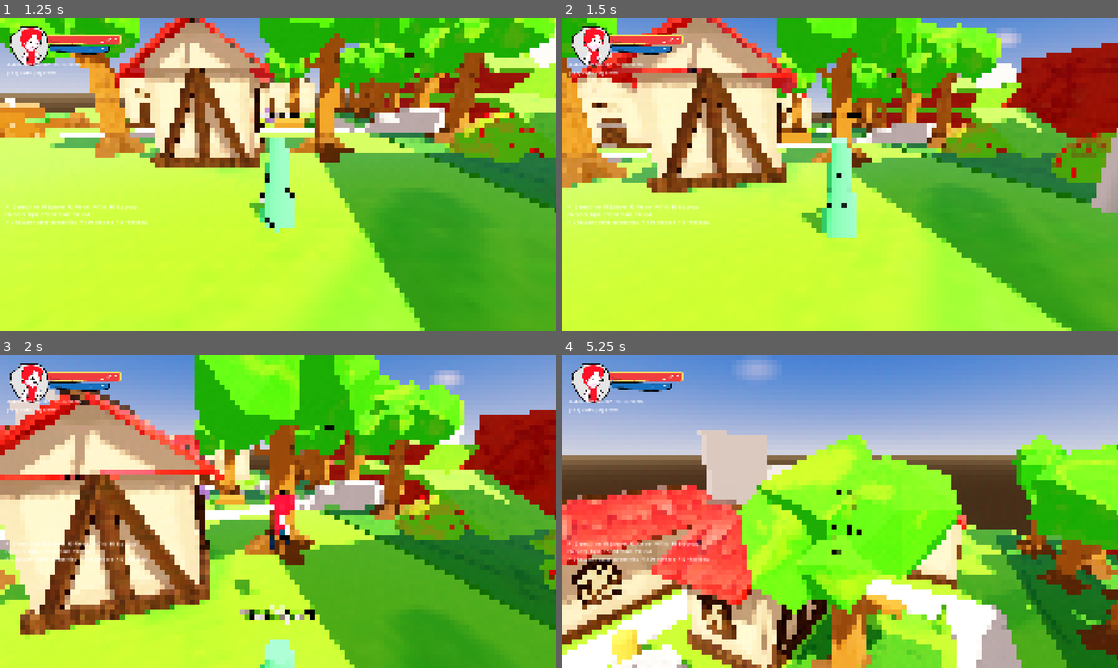
Above: before the commit, frames 1-4 (two rows, left to right).
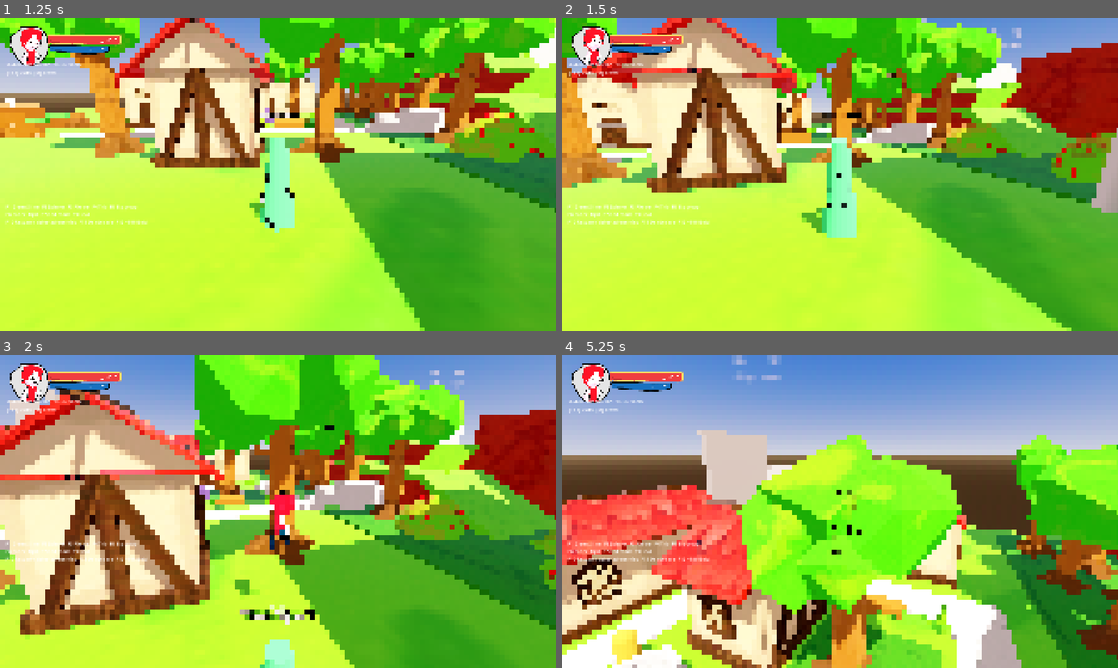
Above: after the commit, the same moments.

Repository: doggoanim/Krits
Game: Godot game, scene res://ui/main_menu.tscn
Two runs of this game, one before a commit and one after it. Both use one fixed random seed, a clock stepped at 60 frames per second and the inputs below.
Inputs (mouse positions are in pixels of both pictures, inside the frame that each line leads up to):
- Up to frame 1 (1.25 s): click "New Game" at 0.5 s
- Up to frame 2 (1.5 s): tap Enter at 1.25 s; move the mouse to (867, 174) at 1.27 s; hold W (move_forward) from 1.28 s (still down); hold Ctrl (crouch_pound) from 1.28 s (still down); click (867, 174) at 1.42 s
- Up to frame 3 (2 s): keep holding W (move_forward); keep holding Ctrl (crouch_pound); tap Space (jump) at 1.52 s
- Up to frame 4 (5.25 s): keep holding W (move_forward); move the mouse to (812, 511) at 2.02 s; release Ctrl (crouch_pound) at 2.03 s; tap E (interact) at 2.1, 5.1 s; tap Space (jump) at 2.27, 3.77, 4.52 s; move the mouse to (851, 505) at 2.77 s; hold Shift (roll_dive) 2.78-3.53 s; move the mouse to (834, 517) at 3.52 s; tap Delete at 3.6 s; click (834, 517) at 3.67 s; move the mouse to (878, 514) at 4.27 s; hold Ctrl (crouch_pound) 4.28-5.03 s; move the mouse to (795, 508) at 5.02 s

Frame 1 is identical in both runs. In frame 2, 0.2% of the frame differs, in the area x 64-83%, y 0-10%; in frame 3, 0.2%; in frame 4, 0.5%, in the area x 30-40%, y 0-8%.

Commit message:
Fix cloud culling at certain angles; add shape variety
- visibility_aabb: GPUParticles3D's auto-computed bounding box badly
  undershoots how far clouds actually drift across a wide area_size, so
  once that box falls outside the camera's frustum (easy to trigger at
  certain viewing angles), Godot culled the entire system even though
  individual clouds were clearly still on screen. Now set explicitly,
  sized to the real drift area plus a per-cloud-size margin.
- Shape variety: new procedurally-baked 2x2 sprite sheet (_make_cloud_atlas),
  each frame itself made of 2-4 overlapping soft circles merged together —
  a frame already reads as a small stacked cluster rather than one perfectly
  round blob. Every particle freezes on a random frame (anim_offset trick)
  with a random rotation, so the field doesn't read as one shape copy-pasted
  across the sky. Atlas is built once and shared across every SkyClouds
  instance.

Co-Authored-By: Claude Sonnet 5 <noreply@anthropic.com>
Claude-Session: https://claude.ai/code/session_01TYpdm1jACUqsWG6yyTxbgm

Diff:
--- a/world/sky_clouds.gd
+++ b/world/sky_clouds.gd
@@ -13,6 +13,14 @@
 ## Good enough to read as "there are clouds up there"; swap for something
 ## heavier later if the game ever needs clouds the camera can fly through or
 ## that drive actual weather.
+##
+## Shape variety comes from a small procedural sprite sheet (see
+## _make_cloud_atlas): each of its SHAPE_GRID*SHAPE_GRID frames is itself 2-4
+## overlapping soft circles baked together, so a single frame already reads
+## as a little stacked cluster rather than one perfectly round blob — no
+## real per-particle clustering needed. Every particle picks a random frame
+## (and a random rotation) at spawn, so the field doesn't read as the same
+## shape copy-pasted across the sky.
 
 @export var area_size := Vector2(150.0, 150.0)   ## how wide a patch of sky this covers, centered on this node
 @export var height := 35.0                        ## how high above this node's own Y the layer sits
@@ -21,6 +29,11 @@
 @export var cloud_color := Color(1.0, 1.0, 1.0, 0.85)
 @export var drift_speed := 0.6          ## world units/sec along +X — same travel direction WindGusts uses
 @export var react_to_gusts := true      ## clouds visibly speed up while a gust is sweeping through
+
+const SHAPE_GRID := 2       ## 2x2 = 4 distinct cloud-shape frames baked into the atlas
+const ATLAS_SIZE := 256     ## total atlas pixels per side (ATLAS_SIZE / SHAPE_GRID per frame)
+
+static var _cloud_atlas: ImageTexture   ## shared across every SkyClouds instance — built once
 
 var _mat: ParticleProcessMaterial
 
@@ -47,6 +60,19 @@
 	mat.scale_min = 0.7
 	mat.scale_max = 1.4
 	mat.color_ramp = _make_fade_ramp(cloud_color)
+	# Each particle freezes on one random frame of the shape atlas (anim_speed
+	# 0, anim_offset randomized) instead of animating through it — the
+	# standard Godot trick for giving particles a random static sprite
+	# variant from a frame atlas rather than every particle using frame 0.
+	mat.anim_speed_min = 0.0
+	mat.anim_speed_max = 0.0
+	mat.anim_offset_min = 0.0
+	mat.anim_offset_max = 1.0
+	mat.angle_min = -180.0   # random initial billboard-plane rotation, so repeated frames don't
+	mat.angle_max = 180.0    # all land facing the exact same way either
+
+	if _cloud_atlas == null:
+		_cloud_atlas = _make_cloud_atlas()
 
 	var quad := QuadMesh.new()
 	quad.size = cloud_size
@@ -55,7 +81,10 @@
 	surf.billboard_mode = BaseMaterial3D.BILLBOARD_ENABLED
 	surf.transparency = BaseMaterial3D.TRANSPARENCY_ALPHA
 	surf.vertex_color_use_as_albedo = true
-	surf.albedo_texture = SoftCircleTexture.make(48)
+	surf.albedo_texture = _cloud_atlas
+	surf.particles_anim_h_frames = SHAPE_GRID
+	surf.particles_anim_v_frames = SHAPE_GRID
+	surf.particles_anim_loop = false
 	quad.material = surf
 
 	amount = cloud_count
@@ -68,6 +97,20 @@
 	emitting = true
 	_mat = mat
 
+	# GPUParticles3D auto-computes a visibility bounding box from a short
+	# initial sample of particle motion, which badly undershoots how far
+	# these actually drift across a wide area_size — once that box falls
+	# outside the camera's frustum (easy to trigger just by looking at a
+	# certain angle), Godot culls the ENTIRE system even though individual
+	# particles are still clearly on screen. Setting this explicitly, sized
+	# to the real drift area plus a margin for each cloud's own size, is
+	# what actually fixes the "clouds disappear at some angles" symptom.
+	var margin: float = maxf(cloud_size.x, cloud_size.y) * 1.5
+	visibility_aabb = AABB(
+		Vector3(-area_size.x * 0.5 - margin, height - margin, -area_size.y * 0.5 - margin),
+		Vector3(area_size.x + margin * 2.0, margin * 2.0, area_size.y + margin * 2.0)
+	)
+
 static func _make_fade_ramp(c: Color) -> GradientTexture1D:
 	var g := Gradient.new()
 	g.offsets = PackedFloat32Array([0.0, 0.5, 1.0])
@@ -79,3 +122,34 @@
 	var t := GradientTexture1D.new()
 	t.gradient = g
 	return t
+
+## Bakes a SHAPE_GRID x SHAPE_GRID sprite sheet where each frame is 2-4
+## overlapping soft circles merged by taking the brightest one at each pixel
+## (not summed, so overlaps don't blow out past full white) — a cheap way to
+## get a lumpy, "stacked cluster" silhouette per frame without needing
+## several real mesh instances per cloud. Built once and cached in
+## _cloud_atlas; every SkyClouds instance shares it.
+static func _make_cloud_atlas() -> ImageTexture:
+	var img := Image.create(ATLAS_SIZE, ATLAS_SIZE, false, Image.FORMAT_RGBA8)
+	var cell := ATLAS_SIZE / SHAPE_GRID
+	var rng := RandomNumberGenerator.new()
+	rng.seed = 1   # fixed — a stable-looking atlas baked the same way every run, not reshuffled each launch
+
+	for frame_y in SHAPE_GRID:
+		for frame_x in SHAPE_GRID:
+			var lobes: Array[Vector3] = []   # x, y (cell-local pixels), radius
+			for i in rng.randi_range(2, 4):
+				lobes.append(Vector3(
+					cell * 0.5 + rng.randf_range(-cell * 0.22, cell * 0.22),
+					cell * 0.5 + rng.randf_range(-cell * 0.15, cell * 0.15),
+					cell * rng.randf_range(0.22, 0.32),
+				))
+			for py in cell:
+				for px in cell:
+					var alpha := 0.0
+					for lobe in lobes:
+						var dist := Vector2(px, py).distance_to(Vector2(lobe.x, lobe.y))
+						alpha = maxf(alpha, clampf(1.0 - dist / lobe.z, 0.0, 1.0))
+					img.set_pixel(frame_x * cell + px, frame_y * cell + py, Color(1.0, 1.0, 1.0, alpha))
+
+	return ImageTexture.create_from_image(img)
